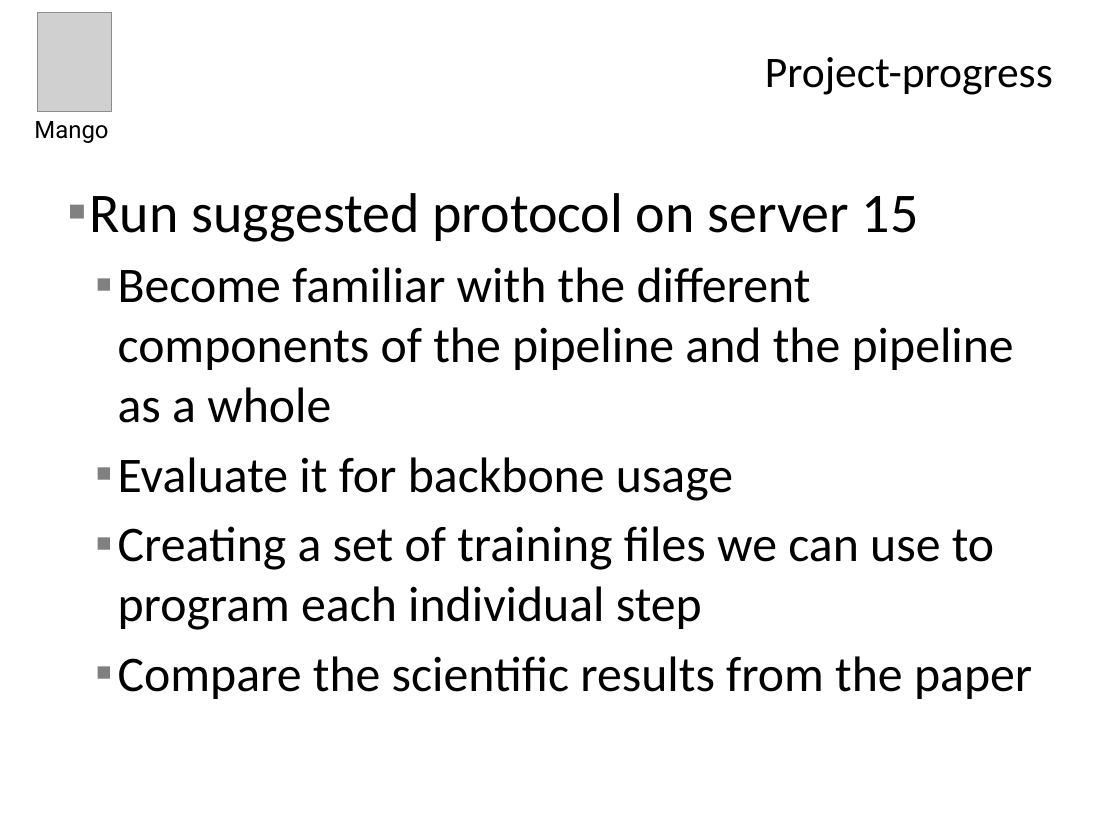
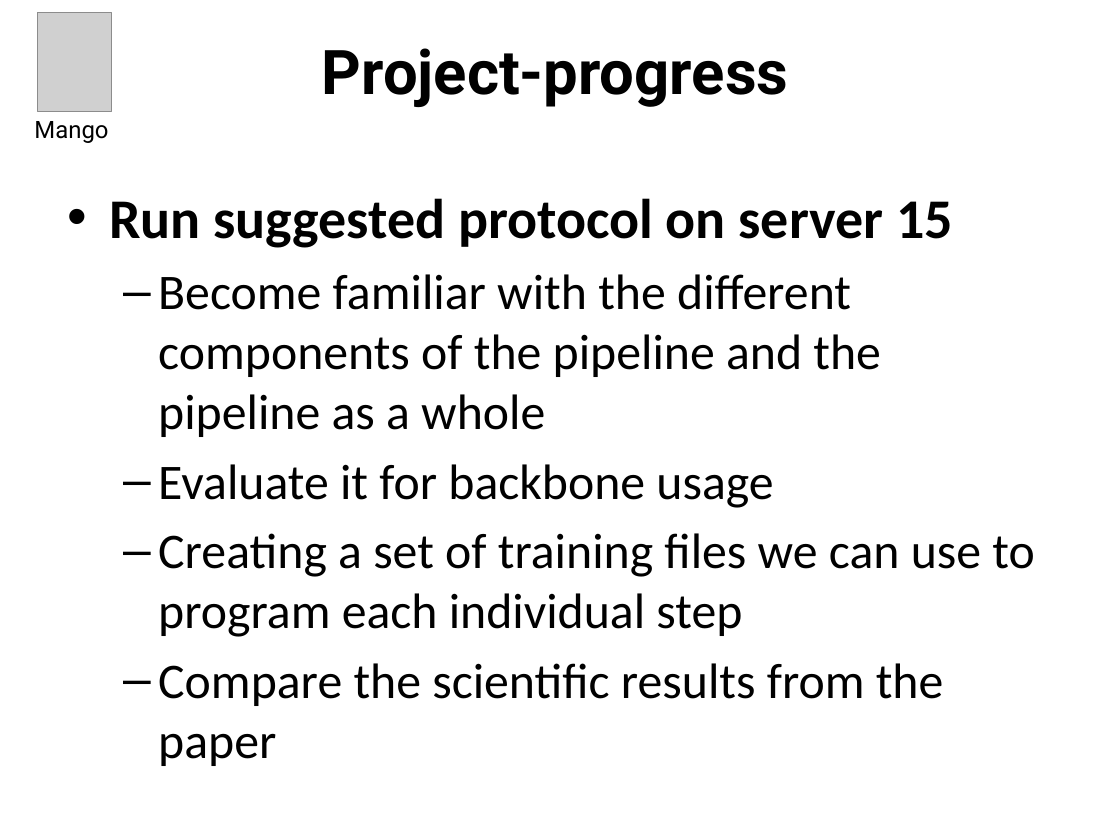
Before and after one commit to Bioinformatics-Mango/Bioinformatics, a slide deck: slide 9 of Presentations/Projectplan - planning and progress.pptx. Drawn at 1120x840 pixels with LibreOffice and Linux fonts; fonts in the diff are those of the drawing; grey boxes stand for pictures; background and template pictures are left out. Boxes give left, top, right and bottom in pixels: in the first picture for what was removed or moved away, otherwise in the second. Text is boxed around its words. In the diff, an @@ line names an element or a change of style, - is before the commit and + after.

Commit message:
Second draft project plan
Changed frontpage and overal styling

```diff
--- a/Presentations/Projectplan - planning and progress.pptx
+++ b/Presentations/Projectplan - planning and progress.pptx
@@ title "Project-progress" at [322, 48, 788, 107]: size 28 to 39.6 pt, font Calibri to Roboto, bold on; alignment right to centre @@
@@ text "Run suggested protocol on server ...": place and size @@
-text "Run suggested protocol on server ..." at [90, 193, 1032, 699]
+text "Run suggested protocol on server ..." at [109, 198, 1034, 766]
@@ text "Run suggested protocol on server ..." at [109, 198, 1034, 766]: bold on in "Run suggested protocol on server 15"; bullet ▪ to •; bullet ▪ to –; vertical alignment middle to top @@
```
Also in this commit, not shown: 9 other slides changed.
